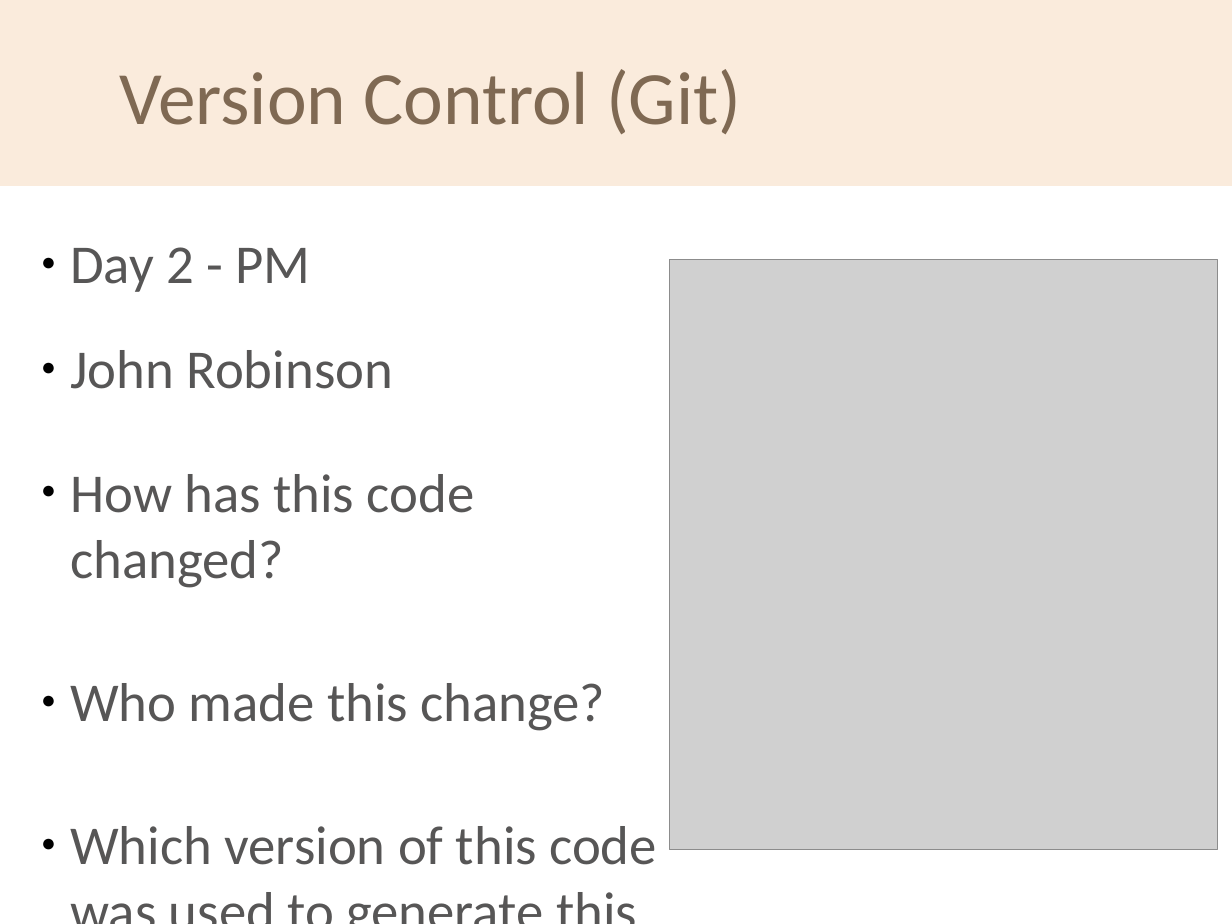
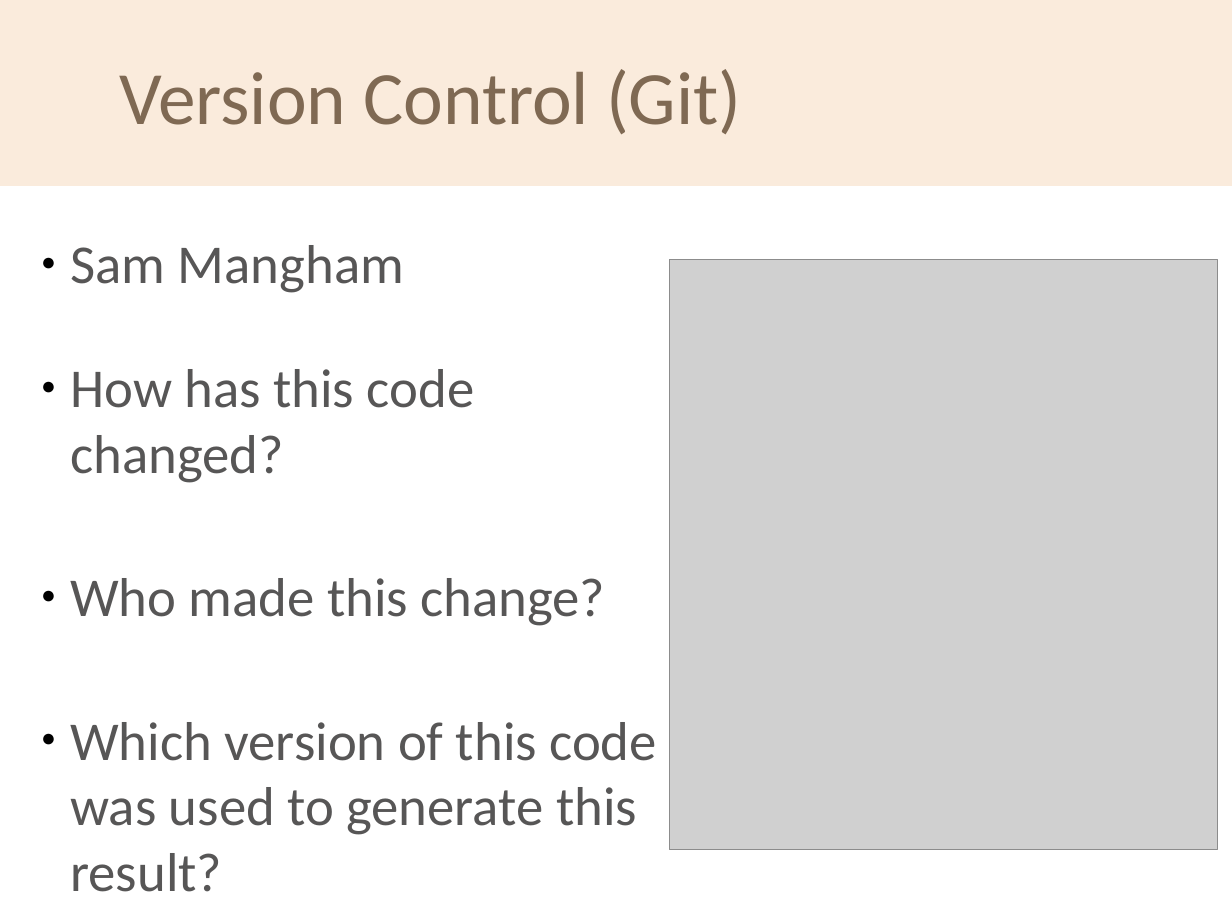
Before and after one commit to softwaresaved/2020-04-30-ramp-swc, a slide deck: slide 9 of welcome/swc-rsg-short-intro.odp (slide 12 before the commit). Drawn at 1232x924 pixels with LibreOffice and Linux fonts; fonts in the diff are those of the drawing; grey boxes stand for pictures; background and template pictures are left out. Boxes give left, top, right and bottom in pixels: in the first picture for what was removed or moved away, otherwise in the second. Text is boxed around its words. In the diff, an @@ line names an element or a change of style, - is before the commit and + after.

```diff
--- a/welcome/swc-rsg-short-intro.odp
+++ b/welcome/swc-rsg-short-intro.odp
@@ text at [70,245,404,293]: text changed @@
-● Day 2 - PM
-● John Robinson
+● Sam Mangham
```
Also in this commit, not shown: 4 other slides changed, 5 slides removed, 3 other files.
